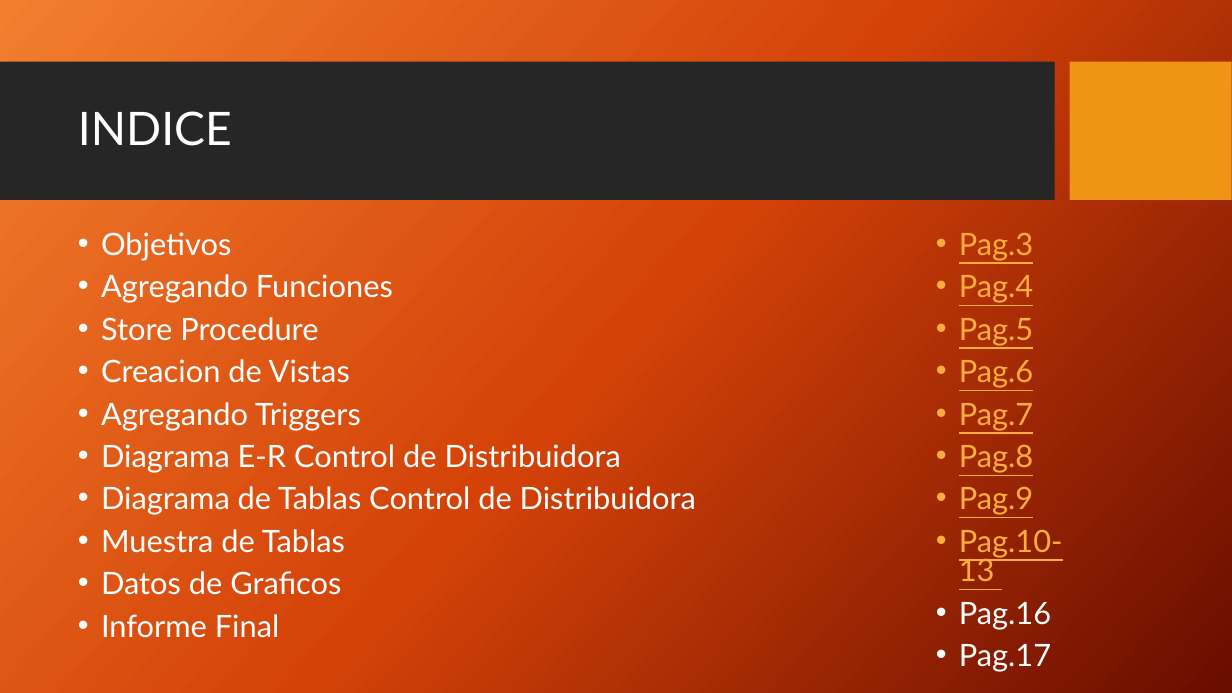
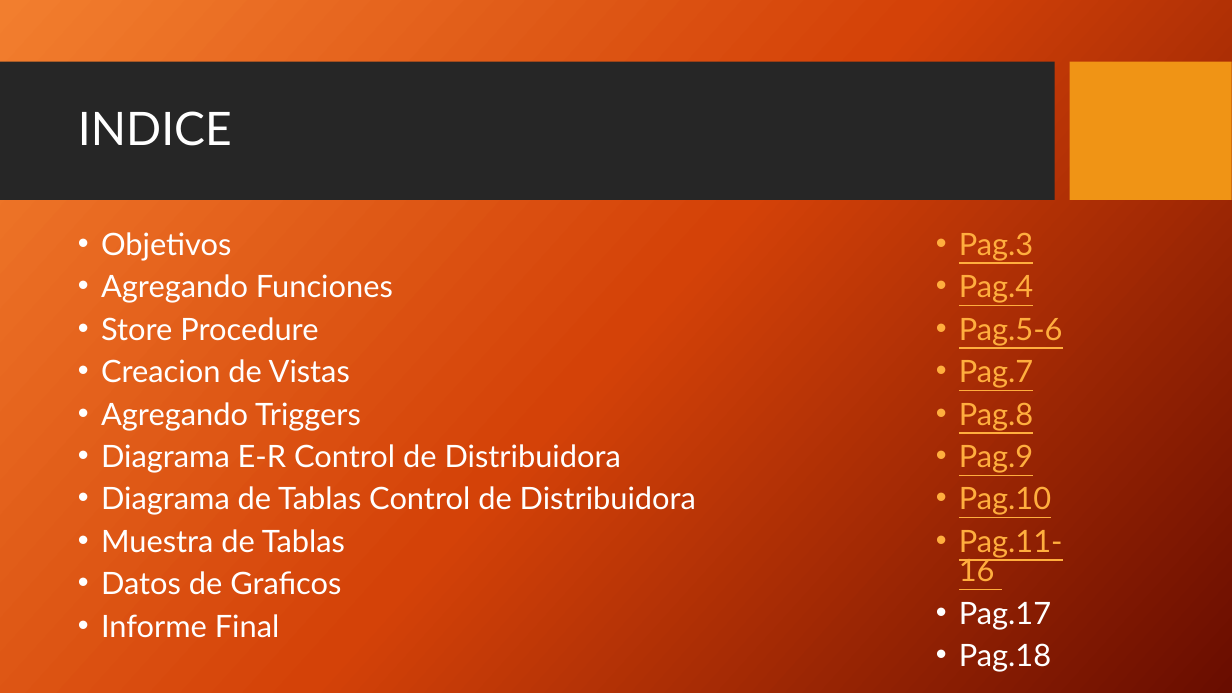
Before and after one commit to AgustinTogni/CoderHouseSQL, a slide deck: slide 2 of Presentacion Proyecto Final.pptx. Drawn at 1232x693 pixels with LibreOffice and Linux fonts; fonts in the diff are those of the drawing; background and template pictures are left out. Boxes give left, top, right and bottom in pixels: in the first picture for what was removed or moved away, otherwise in the second. Text is boxed around its words. In the diff, an @@ line names an element or a change of style, - is before the commit and + after.

```diff
--- a/Presentacion Proyecto Final.pptx
+++ b/Presentacion Proyecto Final.pptx
@@ text at bbox=[959, 318, 1063, 346]: text changed @@
-• Pag.5
-• Pag.6
+• Pag.5-6
@@ text at bbox=[959, 487, 1063, 581]: text changed @@
-• Pag.10-13
-• Pag.16
+• Pag.10
+• Pag.11-16
@@ text at bbox=[959, 643, 1051, 672]: paragraph added @@
+• Pag.18
```
Also in this commit, not shown: 2 slides added, 1 slide removed.
